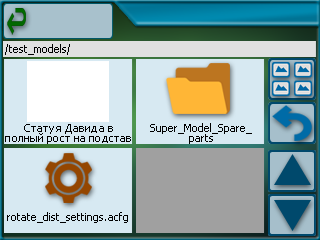
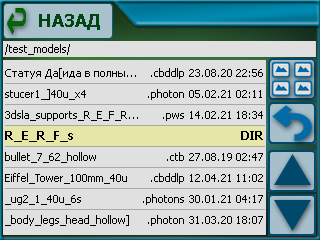
Layer changes from the first (320, 240) image to the second:
added group "Files list" with 6 layers above "File Icons" over (3, 60, 266, 235)
added layer "Layer 7" in group "Files list" over (5, 83, 265, 210)
added layer ".cbddlp .photon .pws .ctb .cb" in group "Files list" over (143, 68, 184, 226)
added layer "23.08.20 22:56 05.02.21 02:11" in group "Files list" over (189, 69, 263, 224)
added layer "Статуя Да[ида в полны... stuce" in group "Files list" over (5, 68, 138, 226)
added layer "Layer 8" in group "Files list" over (5, 126, 264, 146)
added layer "Shape 2" in group "Files list" over (3, 60, 266, 235)
moved "File4_1" into group "File Icons" over (136, 148, 265, 233)
moved "rotate_dist_settings.acfg" into group "File Icons" over (7, 212, 128, 223)
moved "Settings Icon" into group "File Icons" over (45, 153, 92, 203)
moved "File3_2" into group "File Icons" over (4, 148, 132, 233)
moved "File3_1" into group "File Icons" over (4, 148, 133, 233)
moved "Super_Model_Spare_ parts" into group "File Icons" over (150, 123, 252, 144)
moved "Directory icon" into group "File Icons" over (166, 63, 230, 114)
moved "File2_2" into group "File Icons" over (136, 59, 264, 144)
moved "File2_1" into group "File Icons" over (136, 59, 265, 144)
renamed "Статуя Давида в полный рост на" to "Стат]уя Давида в полный рост н", moved it into group "File Icons", painted on it over (5, 123, 131, 144)
moved "File1_3" into group "File Icons" over (27, 61, 109, 122)
moved "File1_2" into group "File Icons" over (4, 59, 132, 144)
moved "File1_1" into group "File Icons" over (4, 59, 133, 144)
showed "НАЗАД" over (39, 14, 100, 30)
